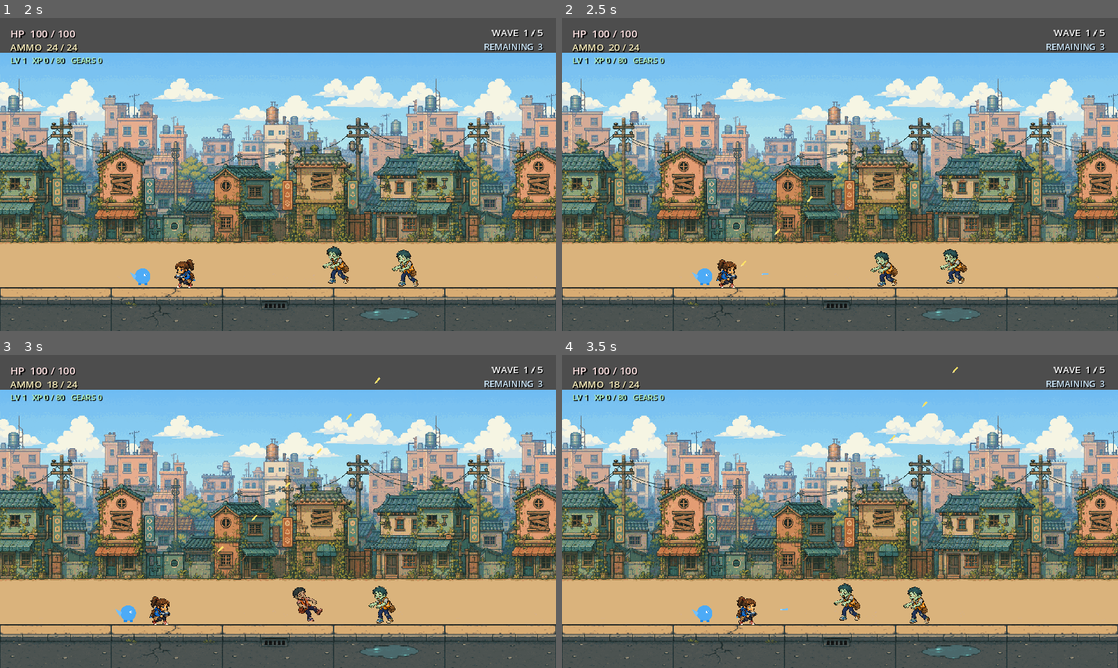
Above: before the commit, frames 1-4 (two rows, left to right).
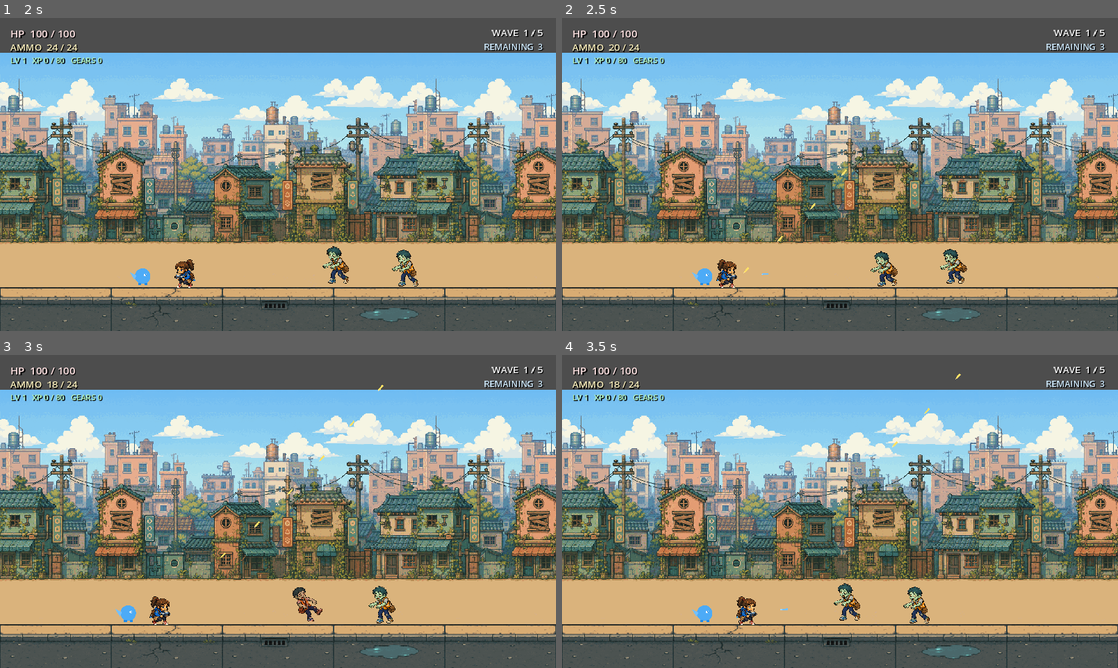
Above: after the commit, the same moments.

Repository: Fishforgithub/pets-vs-zombies
Game: Godot game, scene res://game/main/main.tscn
The game is run twice, just before and just after one commit, with the same random seed, the same clock (stepped at 60 frames per second) and the same inputs.
Inputs (mouse positions are in pixels of both pictures, inside the frame that each line leads up to):
- Up to frame 1 (2 s): tap Enter (restart) at 0.5 s; move the mouse to (400, 158) at 0.52 s; hold S (crouch) 0.53-1.28 s; hold D (move_right) from 0.53 s (still down); tap Space (jump) at 0.77, 1.52 s; move the mouse to (166, 190) at 1.27 s; tap S (crouch) at 1.35 s
- Up to frame 2 (2.5 s): move the mouse to (895, 105) at 2.02 s; release D (move_right) at 2.03 s; press the mouse at (895, 105) at 2.03 s; hold A (move_left) from 2.03 s (still down); tap S (crouch) at 2.3 s
- Up to frame 3 (3 s): move the mouse to (250, 574) at 2.77 s; release A (move_left) at 2.78 s; release the mouse at (250, 574) at 2.78 s; hold D (move_right) from 2.78 s (still down); tap S (crouch) at 2.85 s
- Up to frame 4 (3.5 s): keep holding D (move_right); tap Space (jump) at 3.02 s

Frame 1 is identical in both runs. In frame 2, less than 0.1% of the frame differs, in the area x 32-52%, y 46-82%; in frame 3, less than 0.1%, in the area x 39-69%, y 7-65%; in frame 4, less than 0.1%.

Commit message:
fix: align player bullets with muzzle

Diff:
--- a/game/player/player.gd
+++ b/game/player/player.gd
@@ -7,6 +7,8 @@
 
 const BULLET_SCENE := preload("res://game/projectiles/bullet.tscn")
 const STARTER_WEAPON: WeaponData = preload("res://game/data/weapons/starter_pistol.tres")
+const STANDING_MUZZLE_OFFSET := Vector2(48.0, -53.0)
+const CROUCH_MUZZLE_OFFSET := Vector2(25.0, -23.0)
 
 @export var move_speed: float = 250.0
 @export var jump_velocity: float = -470.0
@@ -146,13 +148,21 @@
 
 	var bullet := BULLET_SCENE.instantiate() as GameBullet
 	get_tree().current_scene.add_child(bullet)
-	bullet.global_position = global_position + aim_direction * 28.0 + Vector2(0.0, -18.0)
+	bullet.global_position = get_muzzle_global_position()
 	var weapon_level := progression.get_weapon_level(equipped_weapon.weapon_id)
 	bullet.configure(aim_direction, &"enemies", equipped_weapon.damage_at(weapon_level), Color("ffe066"))
 	ammo -= 1
 	fire_cooldown = fire_interval
 	fire_animation_timer = fire_animation_duration
 	ammo_changed.emit(ammo, magazine_size)
+
+func get_muzzle_global_position() -> Vector2:
+	return global_position + _get_muzzle_local_position()
+
+func _get_muzzle_local_position() -> Vector2:
+	var offset := CROUCH_MUZZLE_OFFSET if is_crouching else STANDING_MUZZLE_OFFSET
+	var facing_sign := -1.0 if aim_direction.x < 0.0 else 1.0
+	return Vector2(offset.x * facing_sign, offset.y)
 
 func reload() -> void:
 	if ammo == magazine_size or is_dead or is_reloading:
@@ -198,6 +208,6 @@
 	draw_rect(Rect2(-8, -16 + crouch_offset, 6, 16 - crouch_offset), Color("343a40"))
 	draw_rect(Rect2(3, -16 + crouch_offset, 6, 16 - crouch_offset), Color("343a40"))
 
-	var muzzle := aim_direction * 30.0 + Vector2(0, -27 + crouch_offset)
+	var muzzle := _get_muzzle_local_position()
 	draw_line(Vector2(0, -27 + crouch_offset), muzzle, Color("495057"), 6.0)
 	draw_circle(muzzle, 3.0, Color("212529"))
--- a/tests/production-animations.gd
+++ b/tests/production-animations.gd
@@ -36,11 +36,31 @@
 		_check_single_frame_animation(player_frames, animation_name)
 
 	var starting_ammo := player.ammo
+	player.aim_direction = Vector2.RIGHT
+	var standing_muzzle := player.get_muzzle_global_position()
+	_check(standing_muzzle.x > player.global_position.x, "Right-facing muzzle is in front of the player")
+	_check(standing_muzzle.y < player.global_position.y - 40.0, "Standing muzzle aligns above the player's feet")
 	player._try_fire()
 	_check(player.ammo == starting_ammo - 1, "Firing consumes one round")
+	var spawned_bullet := _find_bullet(host)
+	_check(spawned_bullet != null, "Firing spawns a bullet")
+	if spawned_bullet != null:
+		_check(spawned_bullet.global_position.is_equal_approx(standing_muzzle), "Bullet spawns at the standing muzzle")
 	_check(player.fire_animation_timer > 0.0, "Firing starts the fire animation timer")
 	player._update_animation(0.0)
 	_check(player.character_sprite.animation == &"fire", "Fire state has animation priority")
+
+	player.aim_direction = Vector2.LEFT
+	var left_muzzle := player.get_muzzle_global_position()
+	_check(left_muzzle.x < player.global_position.x, "Left-facing muzzle mirrors in front of the player")
+	_check(is_equal_approx(left_muzzle.y, standing_muzzle.y), "Facing does not change muzzle height")
+	player._update_crouch_state(true)
+	var crouch_muzzle := player.get_muzzle_global_position()
+	_check(crouch_muzzle.y > standing_muzzle.y, "Crouch uses its lower gun position")
+	_check(crouch_muzzle.y < player.global_position.y - 15.0, "Crouch muzzle remains above the player's feet")
+	player.is_crouching = false
+	player.standing_collision_shape.disabled = false
+	player.crouch_collision_shape.disabled = true
 
 	player.ammo = 0
 	player.reload()
@@ -104,6 +124,12 @@
 	host.queue_free()
 	_finish()
 
+func _find_bullet(host: Node) -> GameBullet:
+	for child in host.get_children():
+		if child is GameBullet:
+			return child as GameBullet
+	return null
+
 func _check_single_frame_animation(frames: SpriteFrames, animation_name: StringName, check_feet_baseline: bool = true) -> void:
 	_check(frames.has_animation(animation_name), "%s animation exists" % animation_name)
 	if not frames.has_animation(animation_name):
